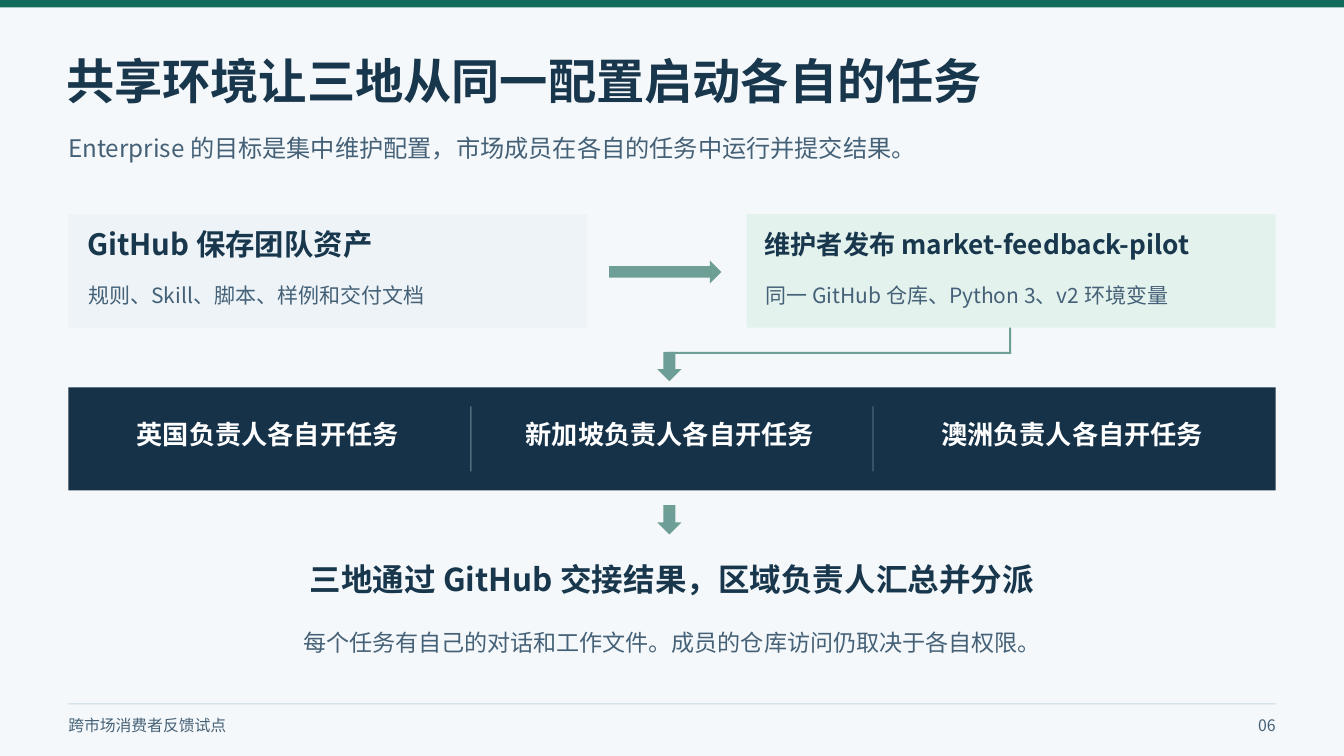
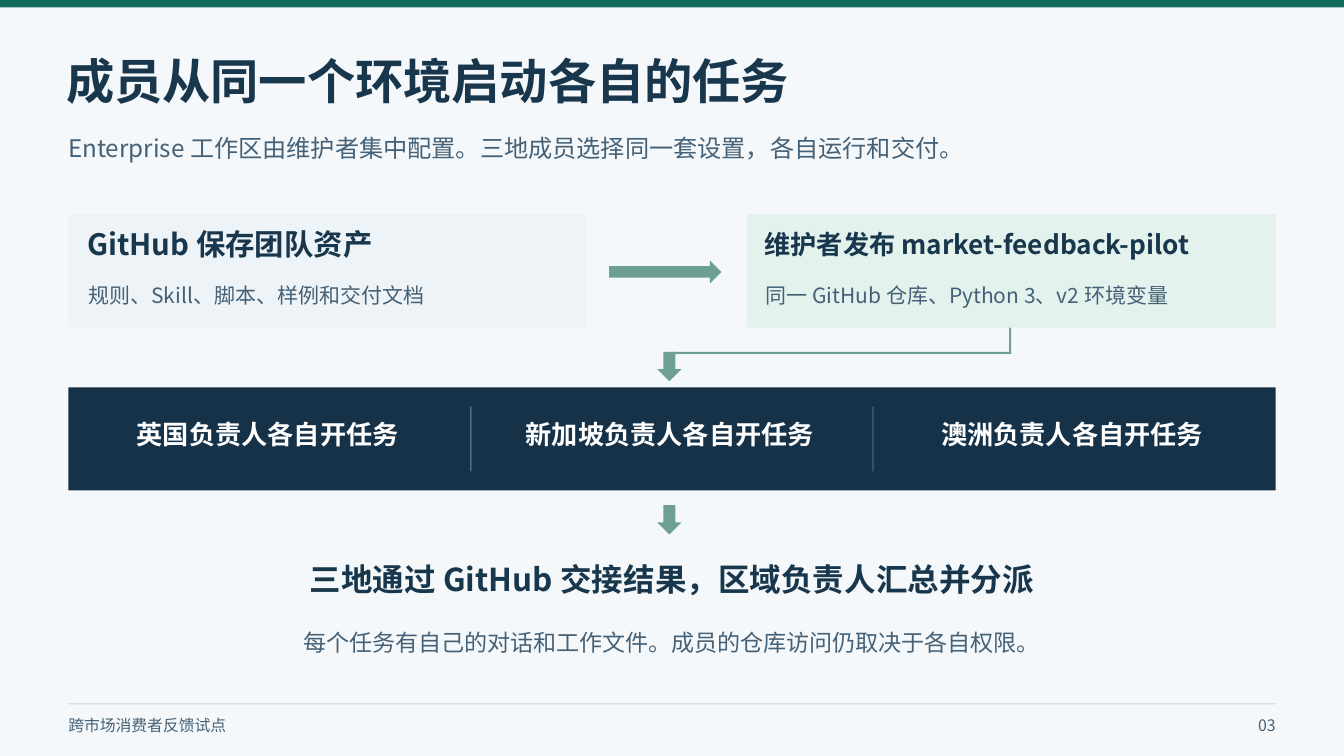
Before and after one commit to peterljlj/market-feedback-cloud-demo, a slide deck: slide 3 of docs/demo/enterprise-cloud-collaboration.pptx (slide 6 before the commit). Drawn at 1344x756 pixels with LibreOffice and Linux fonts; fonts in the diff are those of the drawing. Boxes give left, top, right and bottom in pixels: in the first picture for what was removed or moved away, otherwise in the second. Text is boxed around its words. In the diff, an @@ line names an element or a change of style, - is before the commit and + after.

```diff
--- a/docs/demo/enterprise-cloud-collaboration.pptx
+++ b/docs/demo/enterprise-cloud-collaboration.pptx
@@ text at (x1=66, y1=57, x2=789, y2=104): text changed @@
-共享环境让三地从同一配置启动各自的任务
+成员从同一个环境启动各自的任务
@@ text at (x1=68, y1=136, x2=964, y2=163): text changed @@
-Enterprise 的目标是集中维护配置，市场成员在各自的任务中运行并提交结果。
+Enterprise 工作区由维护者集中配置。三地成员选择同一套设置，各自运行和交付。
@@ text at (x1=1258, y1=719, x2=1276, y2=731): text changed @@
-06
+03
```
Also in this commit, not shown: 7 other slides changed, 2 slides added, 2 slides removed, 4 other files.
